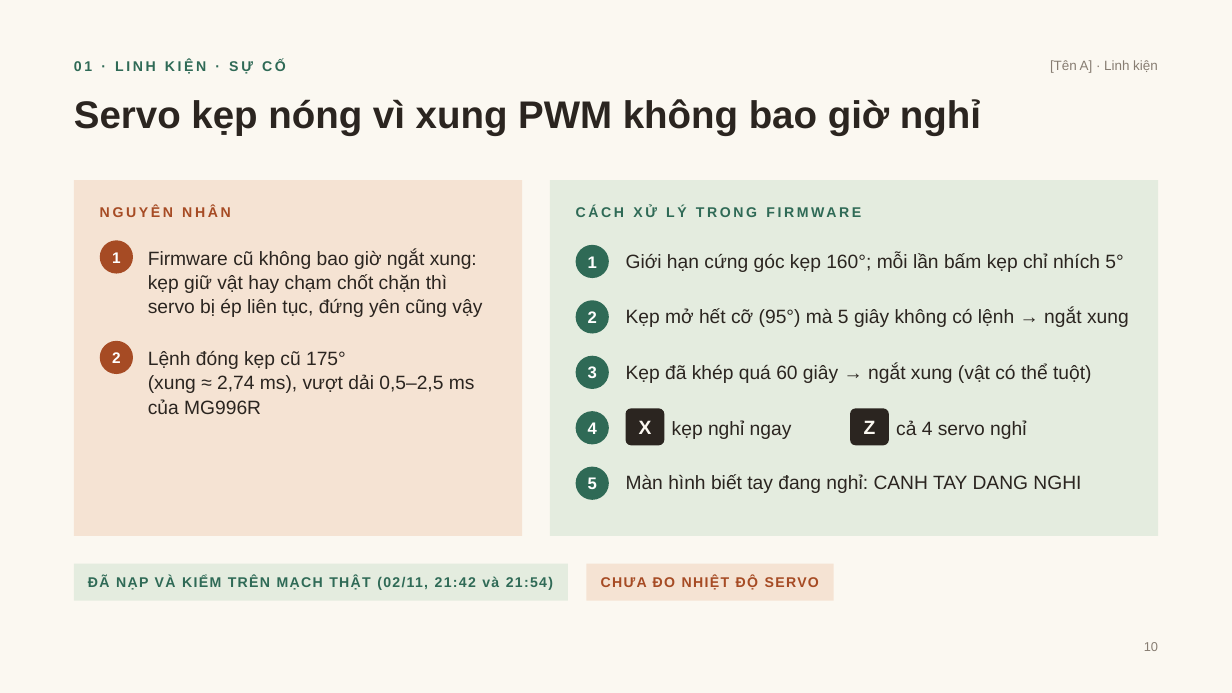
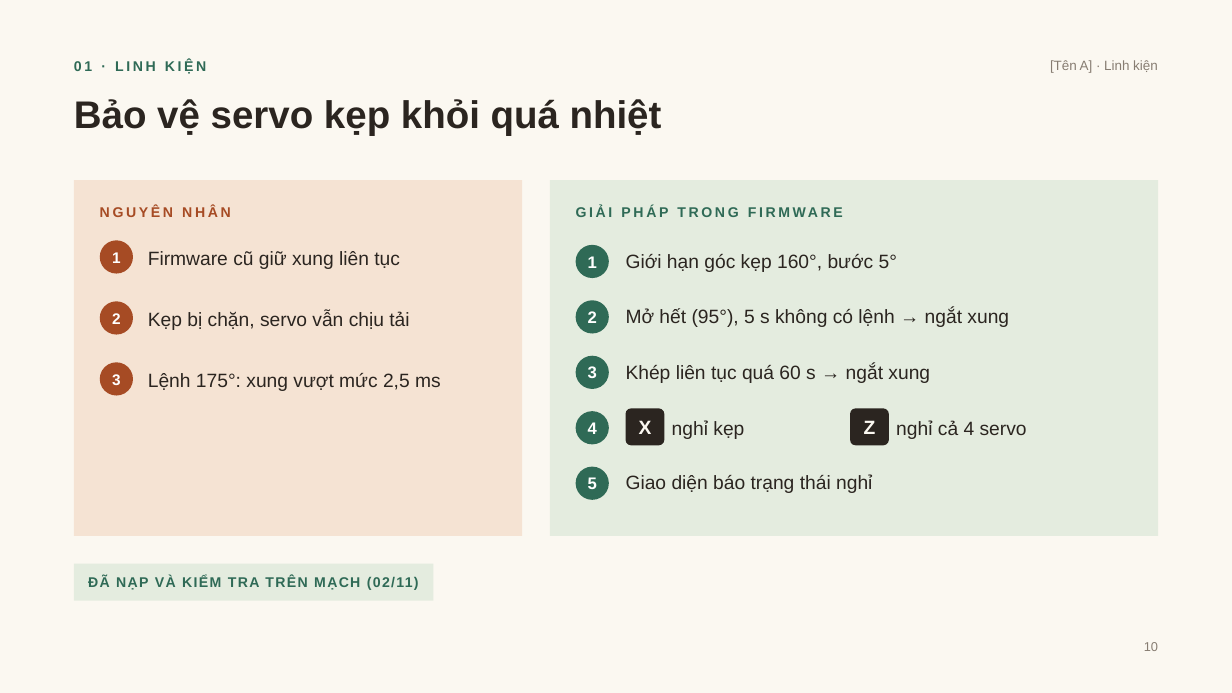
Before and after one commit to DuongNAD/Project_IoT, a slide deck: slide 10 of slides/Project_IoT_ThuyetTrinh.pptx. Drawn at 1232x693 pixels with LibreOffice and Linux fonts; fonts in the diff are those of the drawing. Boxes give left, top, right and bottom in pixels: in the first picture for what was removed or moved away, otherwise in the second. Text is boxed around its words. In the diff, an @@ line names an element or a change of style, - is before the commit and + after.

```diff
--- a/slides/Project_IoT_ThuyetTrinh.pptx
+++ b/slides/Project_IoT_ThuyetTrinh.pptx
@@ text at <box>74,59,206,74</box>: text changed @@
-01 · LINH KIỆN · SỰ CỐ
+01 · LINH KIỆN
@@ text at <box>74,99,662,135</box>: text changed @@
-Servo kẹp nóng vì xung PWM không bao giờ nghỉ
+Bảo vệ servo kẹp khỏi quá nhiệt
@@ text at <box>576,201,1149,229</box>: text changed @@
-CÁCH XỬ LÝ TRONG FIRMWARE
+GIẢI PHÁP TRONG FIRMWARE
@@ text at <box>148,251,400,269</box>: text changed @@
-Firmware cũ không bao giờ ngắt xung: kẹp giữ vật hay chạm chốt chặn thì servo bị ép liên tục, đứng yên cũng vậy
+Firmware cũ giữ xung liên tục
@@ text at <box>626,254,897,272</box>: text changed @@
-Giới hạn cứng góc kẹp 160°; mỗi lần bấm kẹp chỉ nhích 5°
+Giới hạn góc kẹp 160°, bước 5°
@@ ellipse "2": place and size @@
-ellipse "2" at <box>100,341,133,374</box>
+ellipse "2" at <box>100,301,133,335</box>
@@ text added at <box>148,311,409,330</box>, 15 pt, text #2B2520 @@
+Kẹp bị chặn, servo vẫn chịu tải
@@ text at <box>626,308,1009,327</box>: text changed @@
-Kẹp mở hết cỡ (95°) mà 5 giây không có lệnh → ngắt xung
+Mở hết (95°), 5 s không có lệnh → ngắt xung
@@ ellipse added at <box>100,362,133,396</box>, fill #A64B24, 12 pt, text #FFFFFF, bold @@
+3
@@ text at <box>148,373,441,391</box>: text changed @@
-Lệnh đóng kẹp cũ 175° (xung ≈ 2,74 ms), vượt dải 0,5–2,5 ms của MG996R
+Lệnh 175°: xung vượt mức 2,5 ms
@@ text at <box>626,364,930,383</box>: text changed @@
-Kẹp đã khép quá 60 giây → ngắt xung (vật có thể tuột)
+Khép liên tục quá 60 s → ngắt xung
@@ text at <box>672,420,744,439</box>: text changed @@
-kẹp nghỉ ngay
+nghỉ kẹp
@@ text at <box>896,420,1027,439</box>: text changed @@
-cả 4 servo nghỉ
+nghỉ cả 4 servo
@@ text at <box>626,475,872,493</box>: text changed @@
-Màn hình biết tay đang nghỉ: CANH TAY DANG NGHI
+Giao diện báo trạng thái nghỉ
@@ rectangle "ĐÃ NẠP VÀ KIỂM TRA ...": place and size @@
-rectangle "ĐÃ NẠP VÀ KIỂM TRA ..." at <box>74,564,568,601</box>
+rectangle "ĐÃ NẠP VÀ KIỂM TRA ..." at <box>74,564,433,601</box>
@@ rectangle removed at <box>587,564,835,601</box> @@
-CHƯA ĐO NHIỆT ĐỘ SERVO
@@ text in rectangle at <box>88,576,419,590</box>: text changed @@
-ĐÃ NẠP VÀ KIỂM TRÊN MẠCH THẬT (02/11, 21:42 và 21:54)
+ĐÃ NẠP VÀ KIỂM TRA TRÊN MẠCH (02/11)
```
Also in this commit, not shown: 24 other slides changed, 28 other files.
